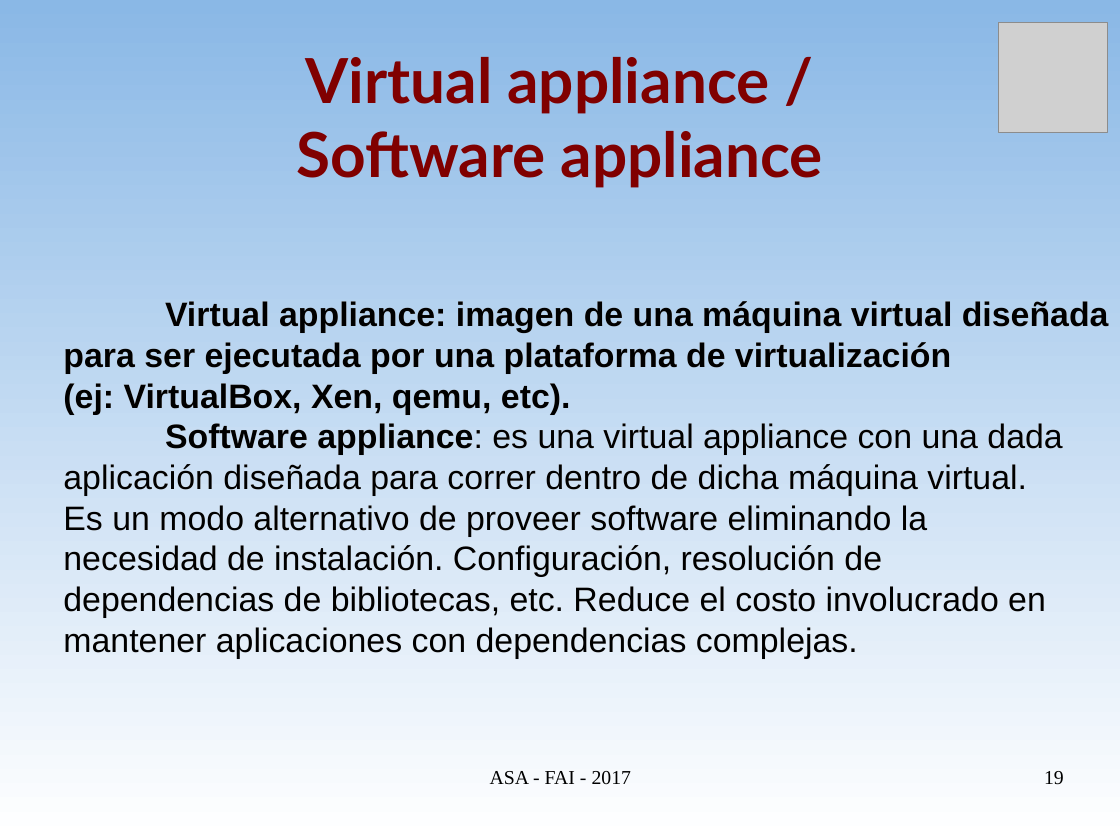
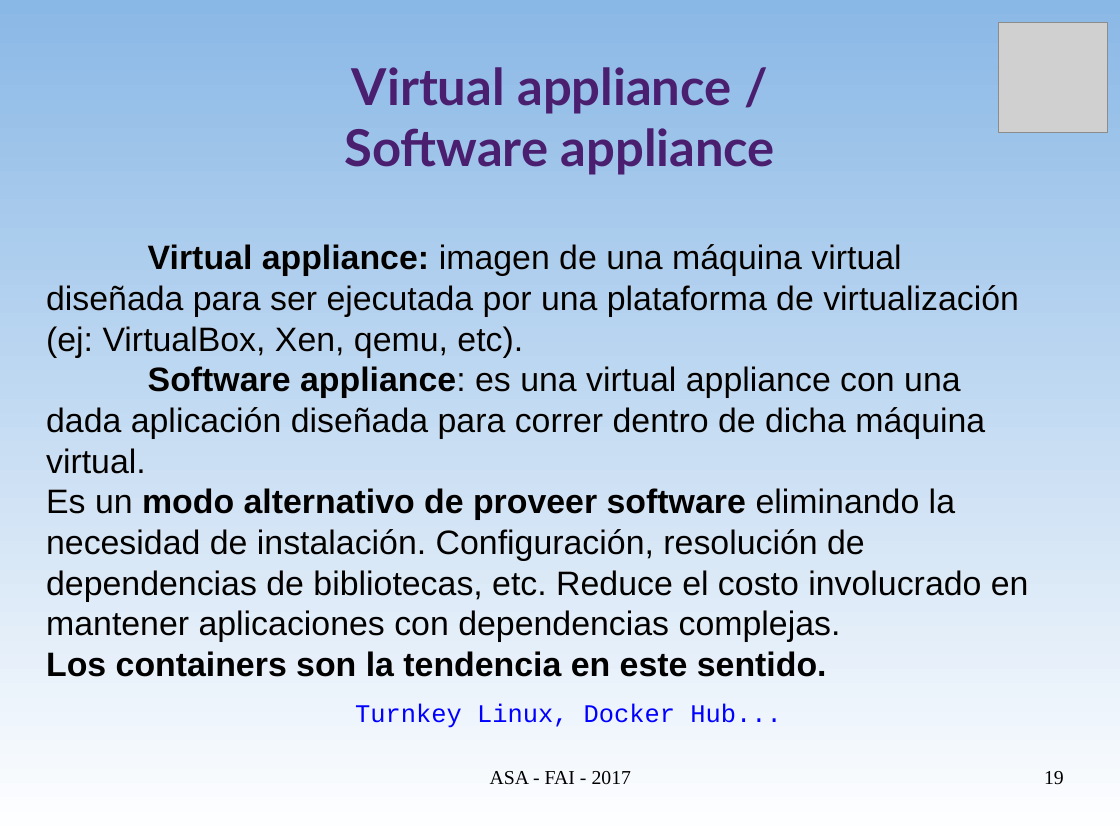
Before and after one commit to niniadcobre/asa, a slide deck: slide 19 of clases/ASA-virt.odp. Drawn at 1120x840 pixels with LibreOffice and Linux fonts; fonts in the diff are those of the drawing; grey boxes stand for pictures. Boxes give left, top, right and bottom in pixels: in the first picture for what was removed or moved away, otherwise in the second. Text is boxed around its words. In the diff, an @@ line names an element or a change of style, - is before the commit and + after.

```diff
--- a/clases/ASA-virt.odp
+++ b/clases/ASA-virt.odp
@@ title "Virtual appliance / Software appliance" at bbox=[345, 67, 776, 175]: size 44 to 36 pt, text colour #800000 to #4B1F6F @@
@@ text "Virtual appliance: imagen de una ...": place and size @@
-text "Virtual appliance: imagen de una ..." at bbox=[63, 301, 1109, 658]
+text "Virtual appliance: imagen de una ..." at bbox=[46, 244, 1029, 677]
@@ text at bbox=[46, 244, 1019, 358]: text changed; bold off @@
-Virtual appliance: imagen de una máquina virtual diseñada
-para ser ejecutada por una plataforma de virtualización
-(ej: VirtualBox, Xen, qemu, etc).
+Virtual appliance: imagen de una máquina virtual diseñada para ser ejecutada por una plataforma de virtualización (ej: VirtualBox, Xen, qemu, etc).
@@ text at bbox=[46, 366, 1029, 642]: bold on in "modo alternativo de proveer software" @@
@@ text at bbox=[46, 651, 827, 677]: paragraph added @@
+Los containers son la tendencia en este sentido.
@@ text added at bbox=[355, 703, 781, 728], 18 pt, text #0000FF @@
+Turnkey Linux, Docker Hub...
```
Also in this commit, not shown: 11 other slides changed, 1 slide added, 16 slides removed, 1 other file.
